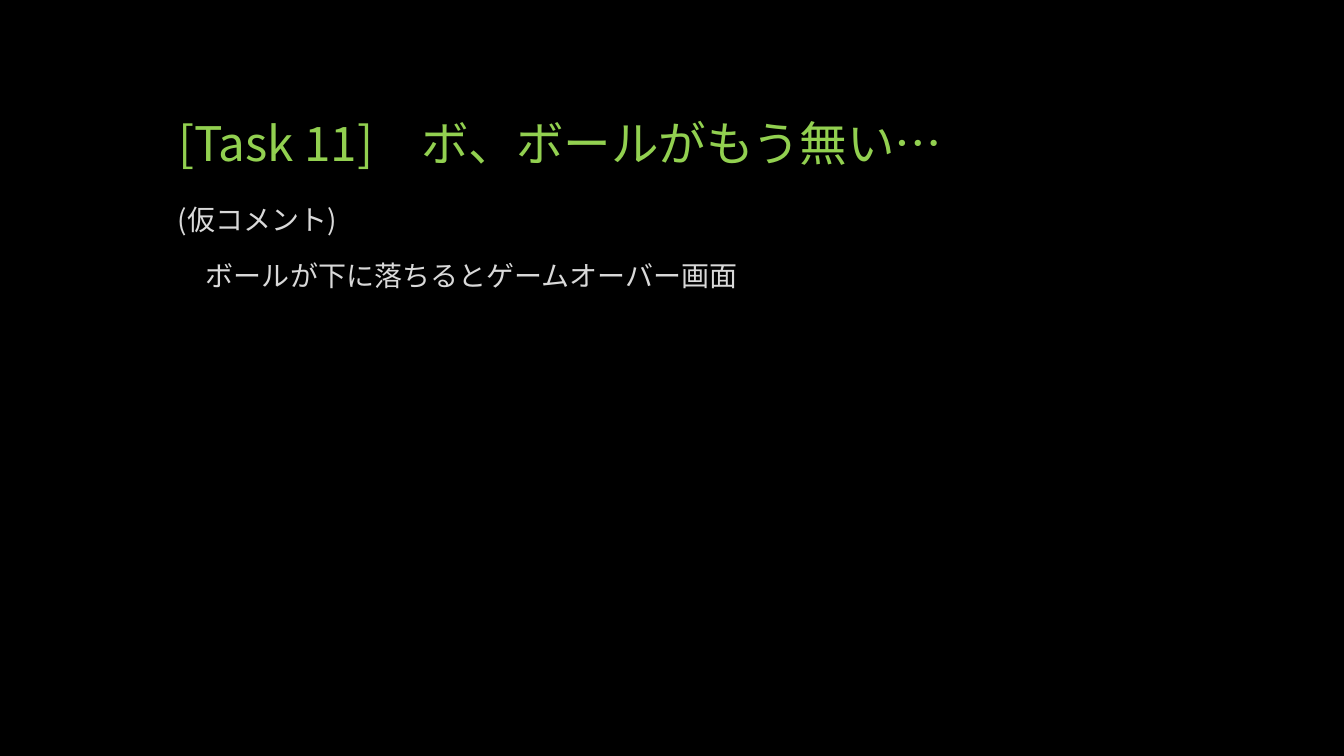
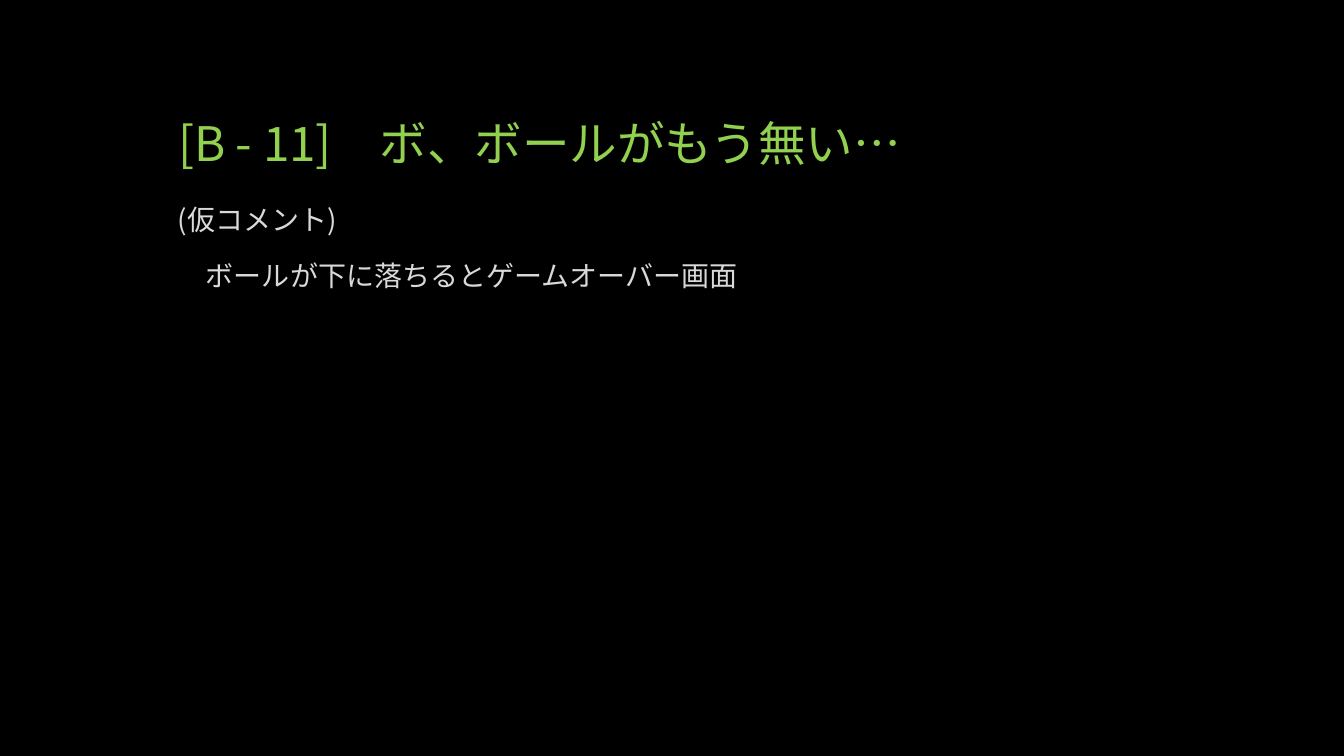
Before and after one commit to webfrontier/BreakOut, a slide deck: slide 34 of doc/インターンスライド資料.pptx (slide 35 before the commit). Drawn at 1344x756 pixels with LibreOffice and Linux fonts; fonts in the diff are those of the drawing. Boxes give left, top, right and bottom in pixels: in the first picture for what was removed or moved away, otherwise in the second. Text is boxed around its words. In the diff, an @@ line names an element or a change of style, - is before the commit and + after.

```diff
--- a/doc/インターンスライド資料.pptx
+++ b/doc/インターンスライド資料.pptx
@@ title at box(178, 121, 901, 169): text changed @@
-[Task 11] ボ、ボールがもう無い…
+[B - 11] ボ、ボールがもう無い…
```
Also in this commit, not shown: 72 other slides changed, 7 slides added.
